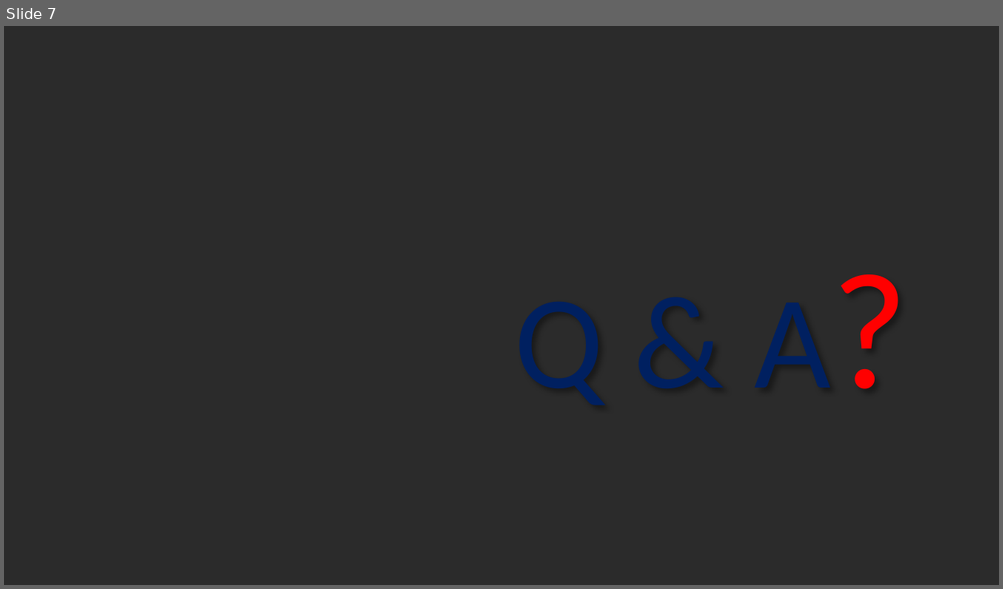
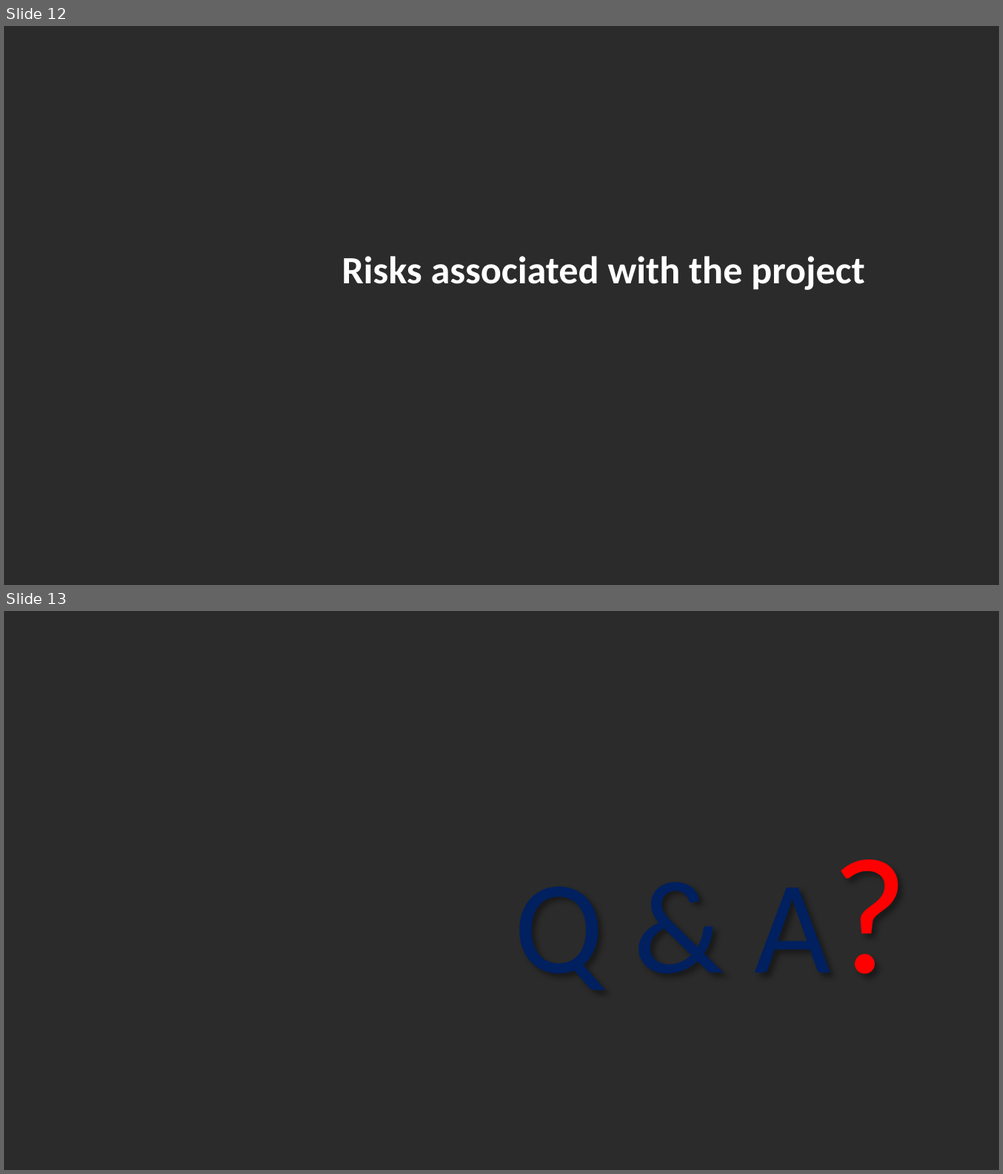
Before and after one commit to anoxtovo/docc, a slide deck: Doctor Channeling edited.pptx. Shown one above the other, each under a label of ours: slide 7 before the commit, slides 12 and 13 after it. The pictures are 1003x589 and 1003x1174 pixels, drawn with LibreOffice and Linux fonts; fonts in the diff are those of the drawing; background and template pictures are left out; a plain dark background stands for a picture behind light text. Boxes give left, top, right and bottom in pixels: in the first picture for what was removed or moved away, otherwise in the second. Text is boxed around its words. In the diff, an @@ line names an element or a change of style, - is before the commit and + after.

```diff
--- a/Doctor Channeling edited.pptx
+++ b/Doctor Channeling edited.pptx
@@ slide 12 added at <box>4,26,999,585</box>, background picture (left out) @@
@@ text added at <box>341,256,865,290</box>, 28 pt, text #FFFFFF, bold @@
+Risks associated with the project
@@ what was slide 7 is now slide 13 @@
```
Also in this commit, not shown: 1 slide changed, 7 other slides added, 2 slides removed, 4 other files.
